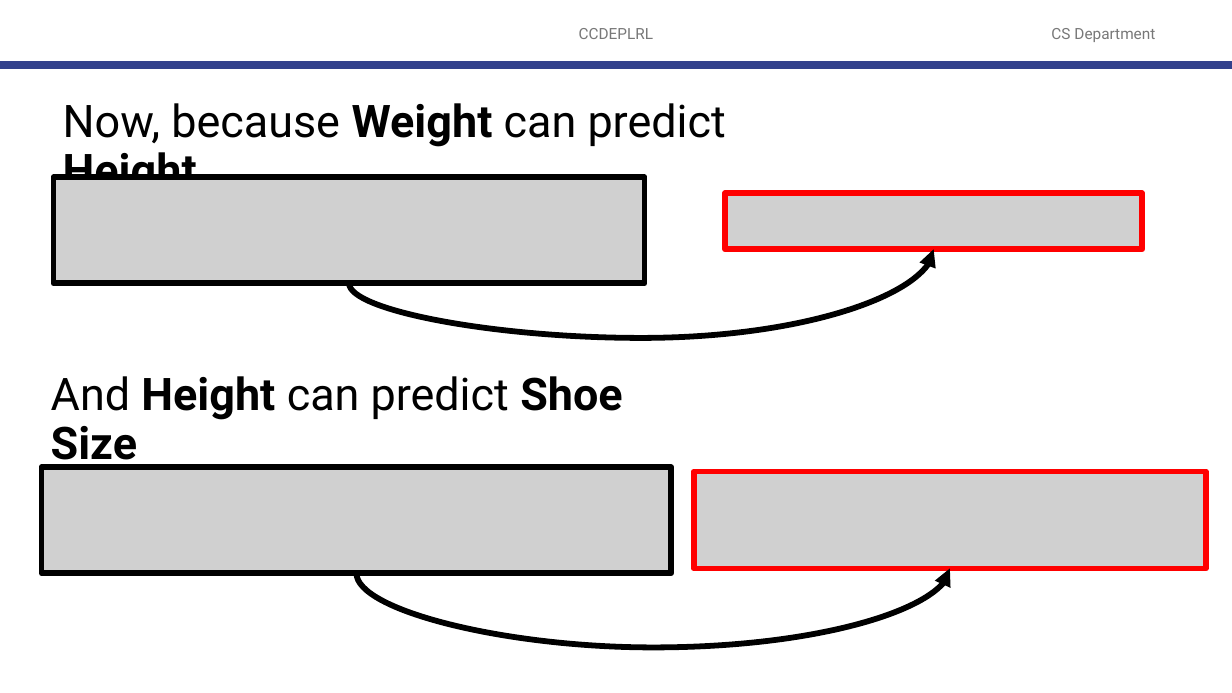
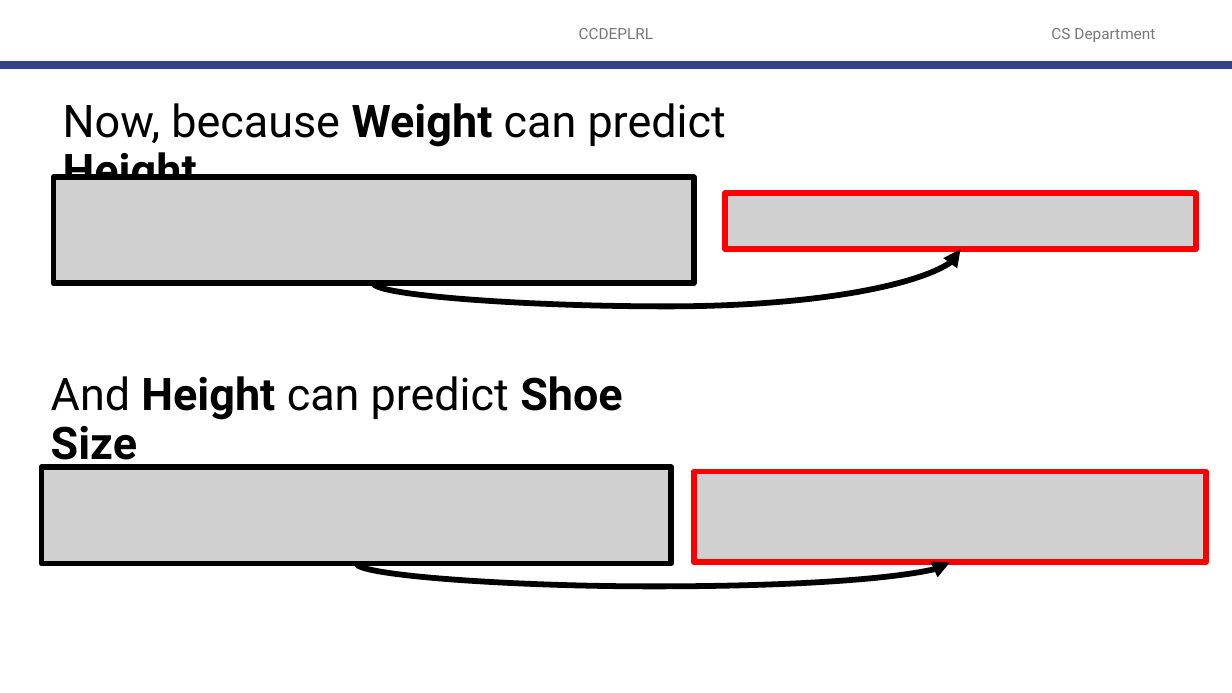
Before and after one commit to robitussin/CCDEPLRL, a slide deck: slide 49 of 2 - Training Neural Networks/Pre-requisites on Backpropagation/The Chain Rule.pptx. Drawn at 1232x693 pixels with LibreOffice and Linux fonts; fonts in the diff are those of the drawing; grey boxes stand for pictures; background and template pictures are left out. Boxes give left, top, right and bottom in pixels: in the first picture for what was removed or moved away, otherwise in the second. Text is boxed around its words. In the diff, an @@ line names an element or a change of style, - is before the commit and + after.

```diff
--- a/2 - Training Neural Networks/Pre-requisites on Backpropagation/The Chain Rule.pptx
+++ b/2 - Training Neural Networks/Pre-requisites on Backpropagation/The Chain Rule.pptx
@@ picture: place and size @@
-picture at (54, 177, 645, 284)
+picture at (54, 177, 694, 284)
@@ picture: place and size @@
-picture at (726, 193, 1142, 250)
+picture at (726, 193, 1197, 250)
@@ curved arrow moved from (349, 284) - (933, 250) to (373, 284) - (960, 250) @@
@@ picture: place and size @@
-picture at (42, 468, 672, 574)
+picture at (42, 468, 672, 564)
@@ picture: place and size @@
-picture at (694, 471, 1206, 568)
+picture at (694, 471, 1206, 562)
@@ curved arrow moved from (357, 573) - (950, 568) to (357, 564) - (950, 563) @@
```
Also in this commit, not shown: 4 other slides changed, 1 other file.
